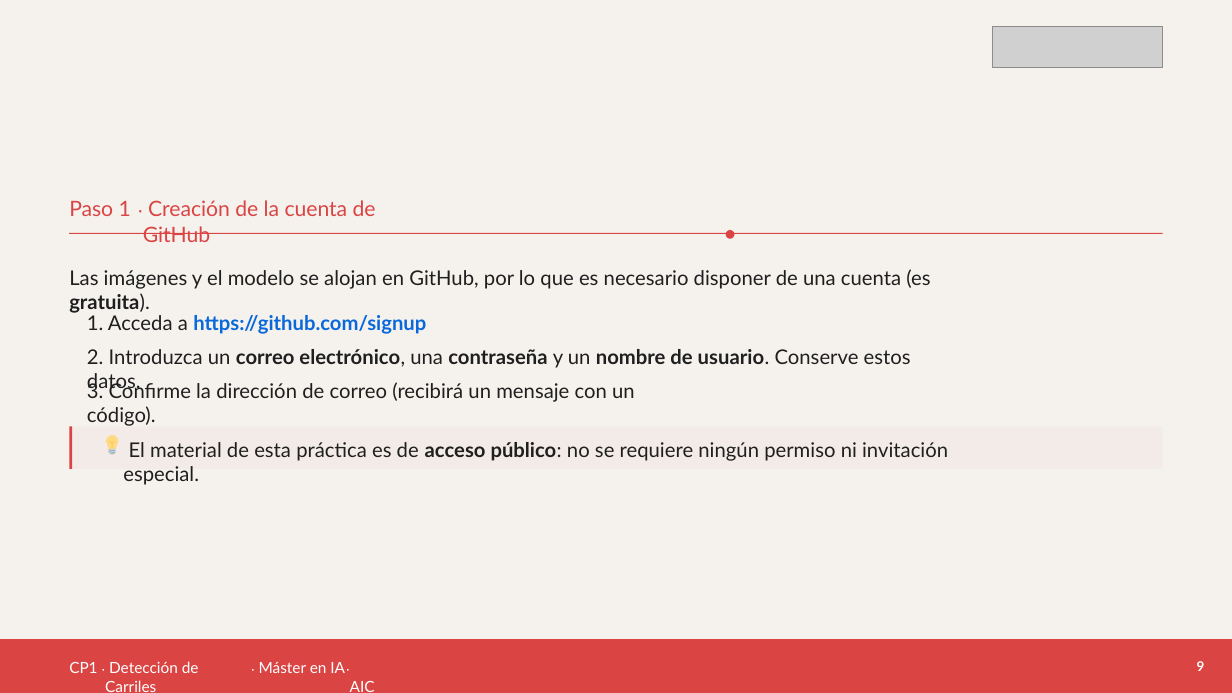
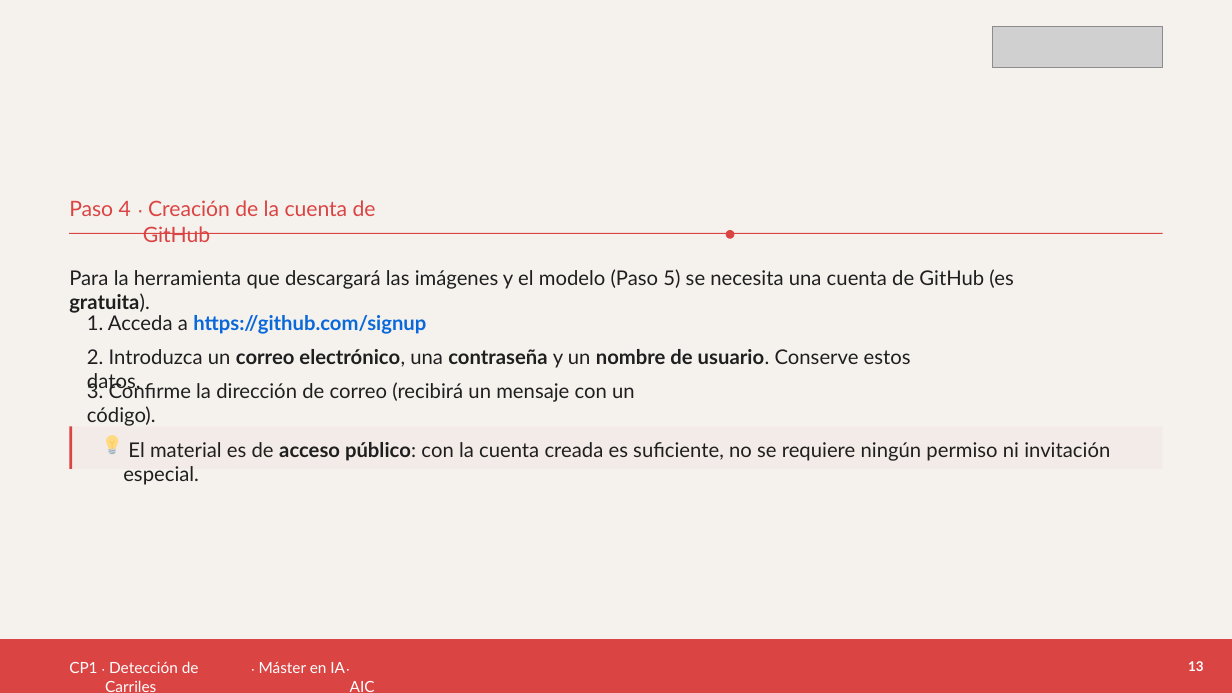
Before and after one commit to codx-digital/master-ia-practicas, a slide deck: slide 13 of CP1-carriles/rendered/CP1-dosier-alumno.pptx (slide 9 before the commit). Drawn at 1232x693 pixels with LibreOffice and Linux fonts; fonts in the diff are those of the drawing; grey boxes stand for pictures. Boxes give left, top, right and bottom in pixels: in the first picture for what was removed or moved away, otherwise in the second. Text is boxed around its words. In the diff, an @@ line names an element or a change of style, - is before the commit and + after.

```diff
--- a/CP1-carriles/rendered/CP1-dosier-alumno.pptx
+++ b/CP1-carriles/rendered/CP1-dosier-alumno.pptx
@@ text at [69, 201, 131, 216]: text changed @@
-Paso 1
+Paso 4
@@ text at [69, 269, 1013, 289]: text changed @@
-Las imágenes y el modelo se alojan en GitHub, por lo que es necesario disponer de una cuenta (es gratuita).
+Para la herramienta que descargará las imágenes y el modelo (Paso 5) se necesita una cuenta de GitHub (es gratuita).
@@ text at [128, 442, 1110, 461]: text changed @@
-El material de esta práctica es de acceso público: no se requiere ningún permiso ni invitación especial.
+El material es de acceso público: con la cuenta creada es suficiente, no se requiere ningún permiso ni invitación especial.
@@ text added at [1188, 661, 1204, 671], 10.5 pt, text #FFFFFF, bold @@
+13
@@ text removed at [1197, 661, 1205, 671] @@
-9
```
Also in this commit, not shown: 28 other slides changed, 1 slide added, 3 other files.
